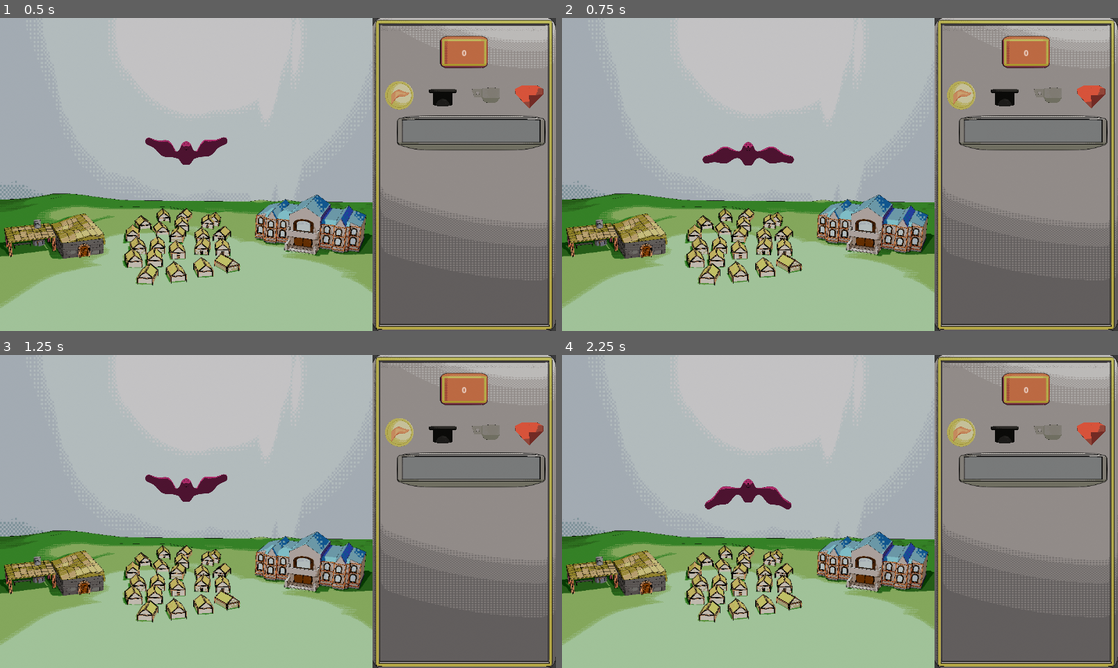
Above: before the commit, frames 1-4 (two rows, left to right).
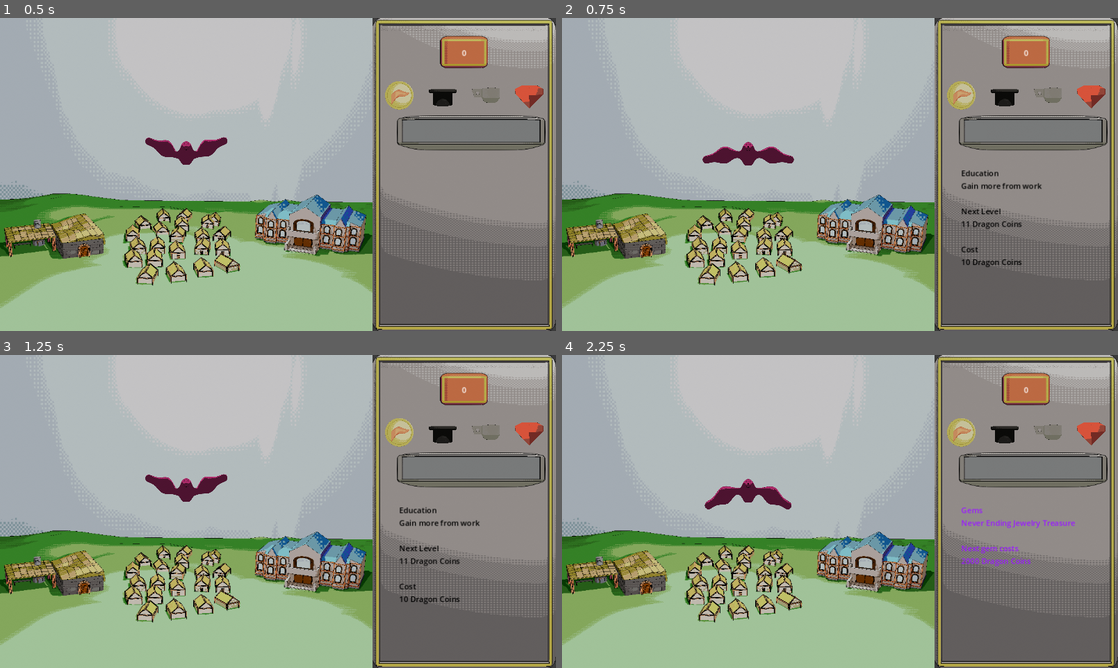
Above: after the commit, the same moments.

Repository: rubenftgd/mini-jam-dragons-151
Game: Godot game, scene res://scenes/game_scene.tscn
Same seed, same stepped clock (60 frames per second), same inputs: the game is played once before the commit and once after it. Sound files missing from this copy of the repository are replaced by a short silence.
Inputs (mouse positions are in pixels of both pictures, inside the frame that each line leads up to):
- Up to frame 1 (0.5 s): no input
- Up to frame 2 (0.75 s): click (1006, 96) at 0.5 s
- Up to frame 3 (1.25 s): no input
- Up to frame 4 (2.25 s): click (1045, 433) at 1.25 s; click (1090, 433) at 2 s

Frame 1 is identical in both runs. In frame 2, 0.5% of the frame differs, in the area x 71-87%, y 48-80%; in frame 3, 0.5%; in frame 4, 0.5%.

Commit message:
last version for submission

Diff:
--- /dev/null
+++ b/Dragons-Greed/scenes/ending.tscn
@@ -0,0 +1,12 @@
+[gd_scene load_steps=2 format=3 uid="uid://kqfk2csbs4h"]
+
+[ext_resource type="Script" path="res://scripts/ui/ending.gd" id="1_yf5ba"]
+
+[node name="AcceptDialog" type="AcceptDialog"]
+title = "You Win!"
+initial_position = 2
+ok_button_text = "Ok and Exit"
+dialog_autowrap = true
+script = ExtResource("1_yf5ba")
+
+[connection signal="confirmed" from="." to="." method="_on_confirmed"]
--- a/Dragons-Greed/scenes/game_scene.tscn
+++ b/Dragons-Greed/scenes/game_scene.tscn
@@ -6,6 +6,7 @@
 [ext_resource type="PackedScene" uid="uid://d1ywdfm3pa30" path="res://scenes/Dragon.tscn" id="3_hbd0b"]
 [ext_resource type="AudioStream" uid="uid://co7svpdfjpivn" path="res://SFX/Mini Jam Febrero 1.wav" id="4_56c27"]
 [ext_resource type="Script" path="res://scripts/sfx/Music.gd" id="5_4pb8x"]
+[ext_resource type="PackedScene" uid="uid://w1n2s5vknni0" path="res://scenes/moedas_dragao.tscn" id="5_d6js8"]
 [ext_resource type="Texture2D" uid="uid://d00n3h3dwl3pi" path="res://Sprites/boarder.png" id="5_x2xqi"]
 [ext_resource type="Texture2D" uid="uid://doqhf1vodcr71" path="res://Sprites/moeda.png" id="6_rfx4f"]
 [ext_resource type="Texture2D" uid="uid://b7uo2yx62eji3" path="res://Sprites/Educacao.png" id="7_0qky6"]
@@ -17,7 +18,14 @@
 [ext_resource type="AudioStream" uid="uid://cuviawkp8t0dg" path="res://SFX/Coin 1.wav" id="13_yckl5"]
 [ext_resource type="AudioStream" uid="uid://d6k2tvukgk3e" path="res://SFX/Shine 1.wav" id="14_qras1"]
 [ext_resource type="AudioStream" uid="uid://cev4lj0wmnvj1" path="res://SFX/Coin 2.wav" id="15_vxuco"]
+[ext_resource type="AudioStream" uid="uid://cph5jvlbv7uc2" path="res://SFX/Mini Jam Febrero Winnin Fanfare no Roar.wav" id="16_eest8"]
 [ext_resource type="AudioStream" uid="uid://dcwpwq11v04rw" path="res://SFX/Shine 2.wav" id="16_gejdf"]
+[ext_resource type="PackedScene" uid="uid://kqfk2csbs4h" path="res://scenes/ending.tscn" id="17_swrhc"]
+
+[sub_resource type="SystemFont" id="SystemFont_atroy"]
+
+[sub_resource type="LabelSettings" id="LabelSettings_j7xkd"]
+font = SubResource("SystemFont_atroy")
 
 [node name="GameScene" type="Node2D"]
 
@@ -43,6 +51,9 @@
 [node name="WideRight" type="Panel" parent="Control"]
 layout_mode = 0
 script = ExtResource("2_xetw8")
+
+[node name="MoedasDragao" parent="Control/WideRight" instance=ExtResource("5_d6js8")]
+visible = false
 
 [node name="DelayTimer" type="Timer" parent="Control/WideRight"]
 one_shot = true
@@ -124,9 +135,22 @@
 stream = ExtResource("15_vxuco")
 volume_db = -10.0
 
+[node name="WinningSound" type="AudioStreamPlayer" parent="Control/WideRight"]
+stream = ExtResource("16_eest8")
+volume_db = -10.0
+
 [node name="GemsSound" type="AudioStreamPlayer" parent="Control/WideRight"]
 stream = ExtResource("16_gejdf")
 volume_db = -10.0
+
+[node name="AcceptDialog" parent="Control/WideRight" instance=ExtResource("17_swrhc")]
+size = Vector2i(266, 100)
+
+[node name="Instructions" type="Label" parent="Control/WideRight"]
+layout_mode = 0
+offset_right = 40.0
+offset_bottom = 23.0
+label_settings = SubResource("LabelSettings_j7xkd")
 
 [node name="AudioStreamPlayer2D" type="AudioStreamPlayer2D" parent="."]
 stream = ExtResource("4_56c27")
@@ -135,8 +159,12 @@
 script = ExtResource("5_4pb8x")
 
 [connection signal="timeout" from="Control/WideRight/DelayTimer" to="Control/WideRight" method="_on_delay_timer_timeout"]
+[connection signal="mouse_entered" from="Control/WideRight/TextureRect/WorkButton" to="Control/WideRight" method="_on_work_button_mouse_entered"]
 [connection signal="pressed" from="Control/WideRight/TextureRect/WorkButton" to="Control/WideRight" method="_on_work_button_pressed"]
 [connection signal="mouse_entered" from="Control/WideRight/TextureRect/EducationButton" to="Control/WideRight" method="_on_education_button_mouse_entered"]
+[connection signal="pressed" from="Control/WideRight/TextureRect/EducationButton" to="Control/WideRight" method="_on_education_button_pressed"]
 [connection signal="mouse_entered" from="Control/WideRight/TextureRect/SpeedButton" to="Control/WideRight" method="_on_speed_button_mouse_entered"]
+[connection signal="pressed" from="Control/WideRight/TextureRect/SpeedButton" to="Control/WideRight" method="_on_speed_button_pressed"]
 [connection signal="mouse_entered" from="Control/WideRight/TextureRect/GemsButton" to="Control/WideRight" method="_on_gems_button_mouse_entered"]
+[connection signal="pressed" from="Control/WideRight/TextureRect/GemsButton" to="Control/WideRight" method="_on_gems_button_pressed"]
 [connection signal="finished" from="AudioStreamPlayer2D" to="AudioStreamPlayer2D" method="_on_finished"]
--- a/Dragons-Greed/scripts/classes/Education.gd
+++ b/Dragons-Greed/scripts/classes/Education.gd
@@ -24,6 +24,16 @@
 		print("New education Bonus: ", education_bonus)
 		max_bonus_allowed-=1
 
+func getEducationBonus():
+	if max_bonus_allowed > 0:
+		# Arithmetic Sequence
+		# an = a1 + (n-1) * d
+		# d is the upgrade amount per level - d is 11
+		var index = education_price.size() - max_bonus_allowed + 2
+		var bonus
+		bonus = education_bonus_first_term + (index - 1) * 10
+		return bonus
+
 #func defineEducationPrice():
 	# Sequence [10,16,26,43,70,114,185,302,491,799]
 #	var a1 = 10  # First term
--- a/Dragons-Greed/scripts/ui/MainScreen.gd
+++ b/Dragons-Greed/scripts/ui/MainScreen.gd
@@ -55,3 +55,7 @@
 
 	# Scale the Dragon node
 	dragon_node.scale = Vector2(dragon_constants[2], dragon_constants[2])
+
+
+func _on_education_button_pressed():
+	pass # Replace with function body.
--- a/Dragons-Greed/scripts/ui/RightScreen.gd
+++ b/Dragons-Greed/scripts/ui/RightScreen.gd
@@ -9,6 +9,7 @@
 var space_available
 var margin_percentage = 0.065 # Adjust at will
 var progress_bar
+var instructuions
 var money_label_border
 var money_label
 #########################################
@@ -23,6 +24,7 @@
 var education_sound
 var speed_sound
 var gems_sound
+var winning_sound
 #########################################
 func _ready():
 	work_button = $TextureRect/WorkButton
@@ -30,6 +32,7 @@
 	speed_button = $TextureRect/SpeedButton
 	gems_button = $TextureRect/GemsButton
 	progress_bar = $TextureRect2/TextureProgressBar
+	instructuions = $Instructions
 	money_label_border = $TextureRectLabel
 	money_label = $TextureRectLabel/Label
 #	work_button.focus_mode = Control.FOCUS_NONE  # Disable focus for the button
@@ -44,6 +47,7 @@
 	education_sound = $EducationSound
 	speed_sound = $SpeedSound
 	gems_sound = $GemsSound
+	winning_sound = $WinningSound
 
 func _process(_delta):
 	position_buttons()
@@ -96,6 +100,11 @@
 	progress_bar.texture_progress_offset = Vector2(0,-6)
 
 	##############################
+	# Instructions
+	#Posicao da progress bar (hardCoded), e o offset é para colocar a textura no sitio certo
+	instructuions.position = Vector2(55,310)
+
+	##############################
 	# Money Label
 	y_position = size.y * 0.055  # Example: 20% from the top of the parent container
 	#money_label_border.size = Vector2(money_label_border.size.x * 1.3, money_label_border.size.y)
@@ -108,7 +117,11 @@
 	work_instance.can_increase_money = true
 	print("Time has passed. You can work again!"); print("")
 	work_instance.work_money += education_instance.education_bonus  # Increase work_money by the bonus amount
-	drop_item_on_dragon(1)
+	play_sound_per_type(1)
+
+func _on_work_button_mouse_entered():
+	instructuions.modulate = Color(0.8, 1, 0)
+	instructuions.text = "Work\nGain " + str(education_instance.education_bonus) + " Dragon Coins"
 
 func _on_work_button_pressed():
 	if work_instance.can_increase_money:
@@ -118,28 +131,51 @@
 		#print("Work money: ", work_instance.work_money); print("")
 
 func _on_education_button_mouse_entered():
+	instructuions.modulate = Color(0,0,0)
+	if education_instance.getEducationPrice() == 0:
+		instructuions.text = "Education\n\nNo more upgrades available"
+	else:
+		instructuions.text = "Education\nGain more from work\n\nNext Level\n" + str(education_instance.getEducationBonus()) + " Dragon Coins\n\nCost\n" + str(education_instance.getEducationPrice()) + " Dragon Coins"
+
+func _on_education_button_pressed():
 	if work_instance.can_increase_money and (work_instance.work_money >= education_instance.getEducationPrice()) and (education_instance.getEducationPrice() != 0):
 		print("Education Button")
 		work_instance.work_money -= education_instance.getEducationPrice()
 		education_instance.applyBonus()
-		drop_item_on_dragon(2)
+		play_sound_per_type(2)
 		print("New Value for Work money: ", education_instance.education_bonus); print("")
 
 func _on_speed_button_mouse_entered():
+	instructuions.modulate = Color(0.8,0.8,0.8)
+	if speed_instance.getSpeedPrice() == 0:
+		instructuions.text = "Speed\n\nNo more upgrades available"
+	else:
+		instructuions.text = "Speed\nWork Faster\n\nCurrently Takes\n" + str(speed_instance.total_time) + " Seconds\n\nCost\n" + str(speed_instance.getSpeedPrice()) + " Dragon Coins"
+
+func _on_speed_button_pressed():
 	if work_instance.can_increase_money and (work_instance.work_money >= speed_instance.getSpeedPrice()) and (speed_instance.getSpeedPrice() != 0):
 		print("Speed Button")
 		work_instance.work_money -= speed_instance.getSpeedPrice()
 		speed_instance.applyBonus()
-		drop_item_on_dragon(3)
+		play_sound_per_type(3)
 
 func _on_gems_button_mouse_entered():
+	instructuions.modulate = Color(0.6,0.1,1)
+	if gems_instance.getGemsPrice() == 0:
+		instructuions.text = "Gems\n\nNo more upgrades available"
+	else:
+		instructuions.text = "Gems\nNever Ending Jewelry Treasure\n\nNext gem costs\n" + str(gems_instance.getGemsPrice()) + " Dragon Coins"
+
+func _on_gems_button_pressed():
 	if work_instance.can_increase_money and (work_instance.work_money >= gems_instance.getGemsPrice()) and (gems_instance.getGemsPrice() != 0):
 		print("Gems Button")
 		work_instance.work_money -= gems_instance.getGemsPrice()
 		gems_instance.purchaseGem()
-		drop_item_on_dragon(4)
+		play_sound_per_type(4)
+	if gems_instance.getGemsPrice() == 0:
+		show_thank_you_pop_up()
 
-func drop_item_on_dragon(number : int):
+func play_sound_per_type(number : int):
 	if number == 1:
 		money_sound.play()
 	elif number == 2:
@@ -152,4 +188,11 @@
 		print("Error in the sound effects!")
 		return 0
 
-var elapsed_time := 0.0  # Tracks the elapsed time
+func show_thank_you_pop_up():
+	var dialog = $AcceptDialog
+	dialog.visible = true
+	var game_scene = get_node("/root/GameScene")
+	var parent_sound = game_scene.get_node("AudioStreamPlayer2D")
+	if parent_sound:
+		parent_sound.stop()
+	winning_sound.play()
--- /dev/null
+++ b/Dragons-Greed/scripts/ui/ending.gd
@@ -0,0 +1,7 @@
+extends AcceptDialog
+
+func _init():
+	dialog_text = "Thank you for playing! Be sure to rate us on itch.io"
+
+func _on_confirmed():
+	get_tree().quit()  # This closes the game
Not shown, added: Dragons-Greed/SFX/Mini Jam Febrero Winnin Fanfare no Roar.wav.import
Not shown, added: Dragons-Greed/SFX/Mini Jam Febrero Winnin Fanfare with Roar.wav.import
Not shown, added: Dragons-Greed/SFX/Roar.wav.import
Not shown: 1 places in Dragons-Greed/scenes/game_scene.tscn that only renumber resources
Not shown, added: Dragons-Greed/SFX/Mini Jam Febrero Winnin Fanfare no Roar.wav
Not shown, added: Dragons-Greed/SFX/Mini Jam Febrero Winnin Fanfare with Roar.wav
Not shown, added: Dragons-Greed/SFX/Roar.wav
Not shown, added: Dragons-Greed/scenes/gam25FF.tmp
Not shown, added: build/Click and Conquer Dragons Gem Quest.console.exe
Not shown, added: build/Click and Conquer Dragons Gem Quest.exe
Not shown, added: build/Click and Conquer Dragons Gem Quest.pck
Not shown, added: build/Click and Conquer Dragons Gem Quest.zip
(and 10 more such lines)
